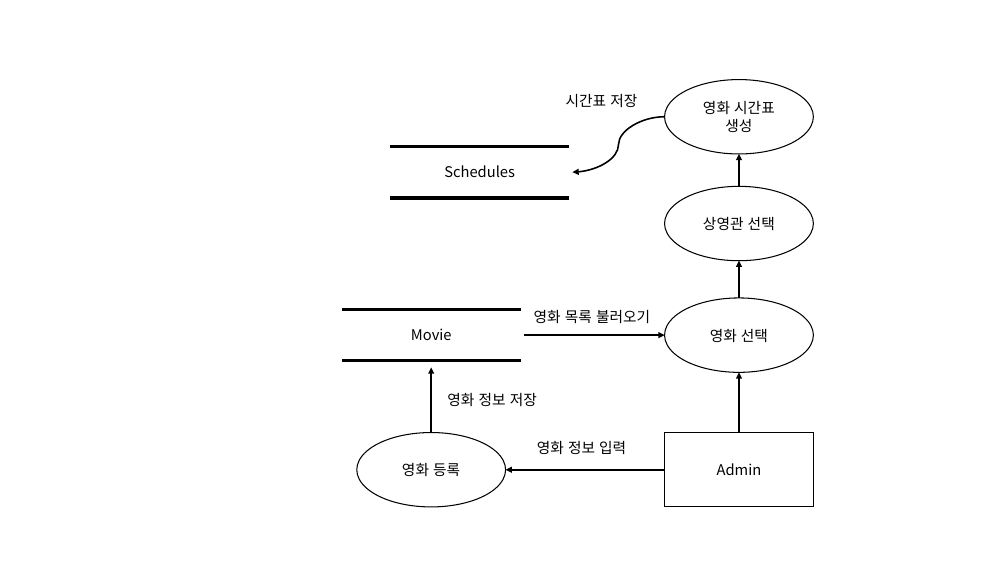
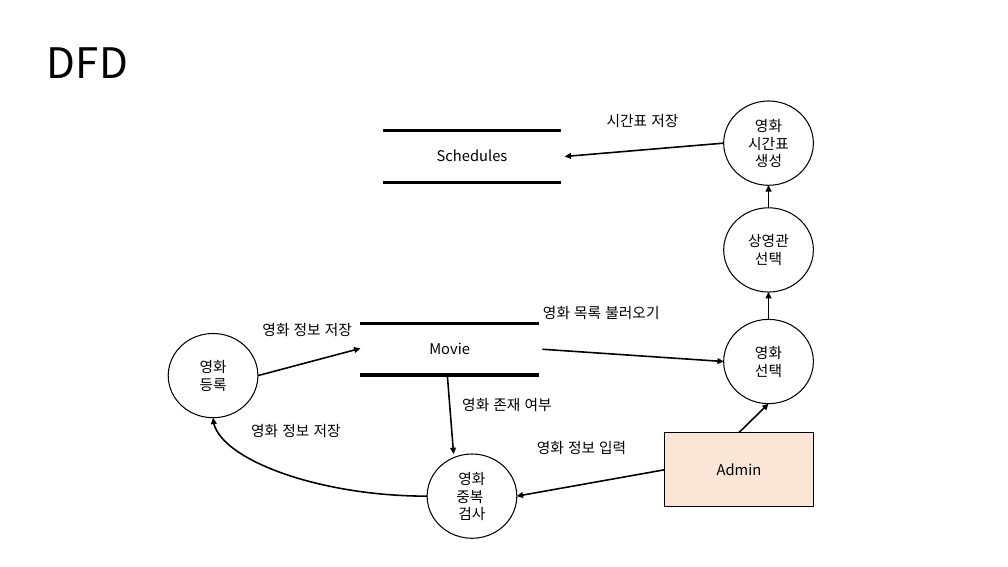
Before and after one commit to namdkgo/InhaCinema, a slide deck: slide 5 of document/인하씨네마DFD.pptx (slide 2 before the commit). Drawn at 1008x567 pixels with LibreOffice and Linux fonts; fonts in the diff are those of the drawing. Boxes give left, top, right and bottom in pixels: in the first picture for what was removed or moved away, otherwise in the second. Text is boxed around its words. In the diff, an @@ line names an element or a change of style, - is before the commit and + after.

```diff
--- a/document/인하씨네마DFD.pptx
+++ b/document/인하씨네마DFD.pptx
@@ text added at bbox=[47, 47, 128, 78], 40 pt, text #000000 @@
+DFD
@@ curved arrow removed from (665, 116) to (572, 172) @@
@@ text "시간표 저장": place and size @@
-text "시간표 저장" at bbox=[566, 94, 637, 107]
+text "시간표 저장" at bbox=[607, 114, 678, 127]
@@ ellipse "영화 시간표 생성": place and size @@
-ellipse "영화 시간표 생성" at bbox=[665, 79, 814, 154]
+ellipse "영화 시간표 생성" at bbox=[724, 101, 814, 186]
@@ arrow added from (724, 143) to (565, 157), #000000 1.5 pt @@
@@ 2 lines, 1 text: place and size @@
-2 lines, 1 text at bbox=[390, 146, 569, 198]
+2 lines, 1 text at bbox=[383, 131, 562, 182]
@@ ellipse "상영관 선택": place and size @@
-ellipse "상영관 선택" at bbox=[665, 186, 814, 260]
+ellipse "상영관 선택" at bbox=[724, 208, 814, 293]
@@ arrow moved from (740, 186) - (740, 154) to (769, 208) - (769, 185) @@
@@ arrow moved from (740, 298) - (740, 261) to (769, 319) - (769, 292) @@
@@ text "영화 정보 저장": place and size @@
-text "영화 정보 저장" at bbox=[447, 393, 537, 406]
+text "영화 정보 저장" at bbox=[262, 323, 352, 336]
@@ text "영화 목록 불러오기": place and size @@
-text "영화 목록 불러오기" at bbox=[534, 310, 650, 323]
+text "영화 목록 불러오기" at bbox=[543, 306, 659, 319]
@@ ellipse "영화 선택": place and size @@
-ellipse "영화 선택" at bbox=[665, 298, 814, 372]
+ellipse "영화 선택" at bbox=[724, 319, 814, 404]
@@ ellipse "영화 등록": place and size @@
-ellipse "영화 등록" at bbox=[357, 433, 506, 507]
+ellipse "영화 등록" at bbox=[168, 333, 258, 418]
@@ arrow added from (258, 376) to (361, 349), #000000 1.5 pt @@
@@ arrow moved from (524, 335) - (665, 335) to (542, 349) - (724, 361) @@
@@ 2 lines, 1 text: place and size @@
-2 lines, 1 text at bbox=[342, 309, 521, 361]
+2 lines, 1 text at bbox=[361, 324, 539, 375]
@@ arrow moved from (431, 433) - (431, 368) to (448, 375) - (454, 454) @@
@@ curved arrow added from (427, 496) to (213, 418), #000000 1.5 pt @@
@@ text added at bbox=[462, 398, 552, 411], 14 pt, text #000000 @@
+영화 존재 여부
@@ arrow moved from (740, 433) - (740, 373) to (740, 433) - (769, 404) @@
@@ text added at bbox=[251, 424, 341, 437], 14 pt, text #000000 @@
+영화 정보 저장
@@ rectangle "Admin" at bbox=[665, 433, 814, 507]: fill none to #FBE5D6 @@
@@ ellipse added at bbox=[427, 454, 517, 539], outline #000000 1 pt, 14 pt, text #000000 @@
+영화 중복
+검사
@@ arrow moved from (665, 470) - (506, 470) to (665, 470) - (517, 496) @@
```
Also in this commit, not shown: 2 other slides changed, 4 slides added.
